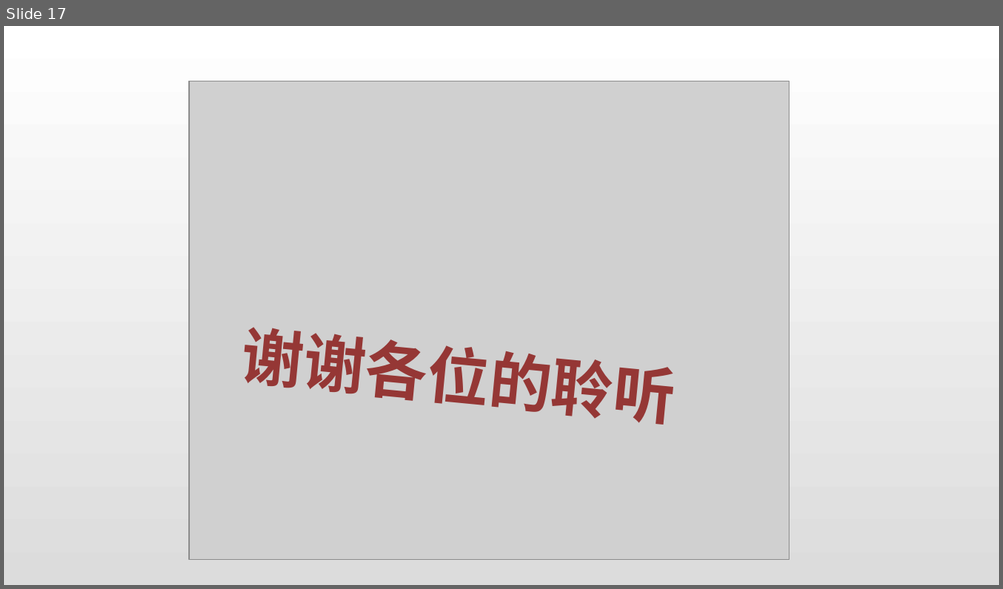
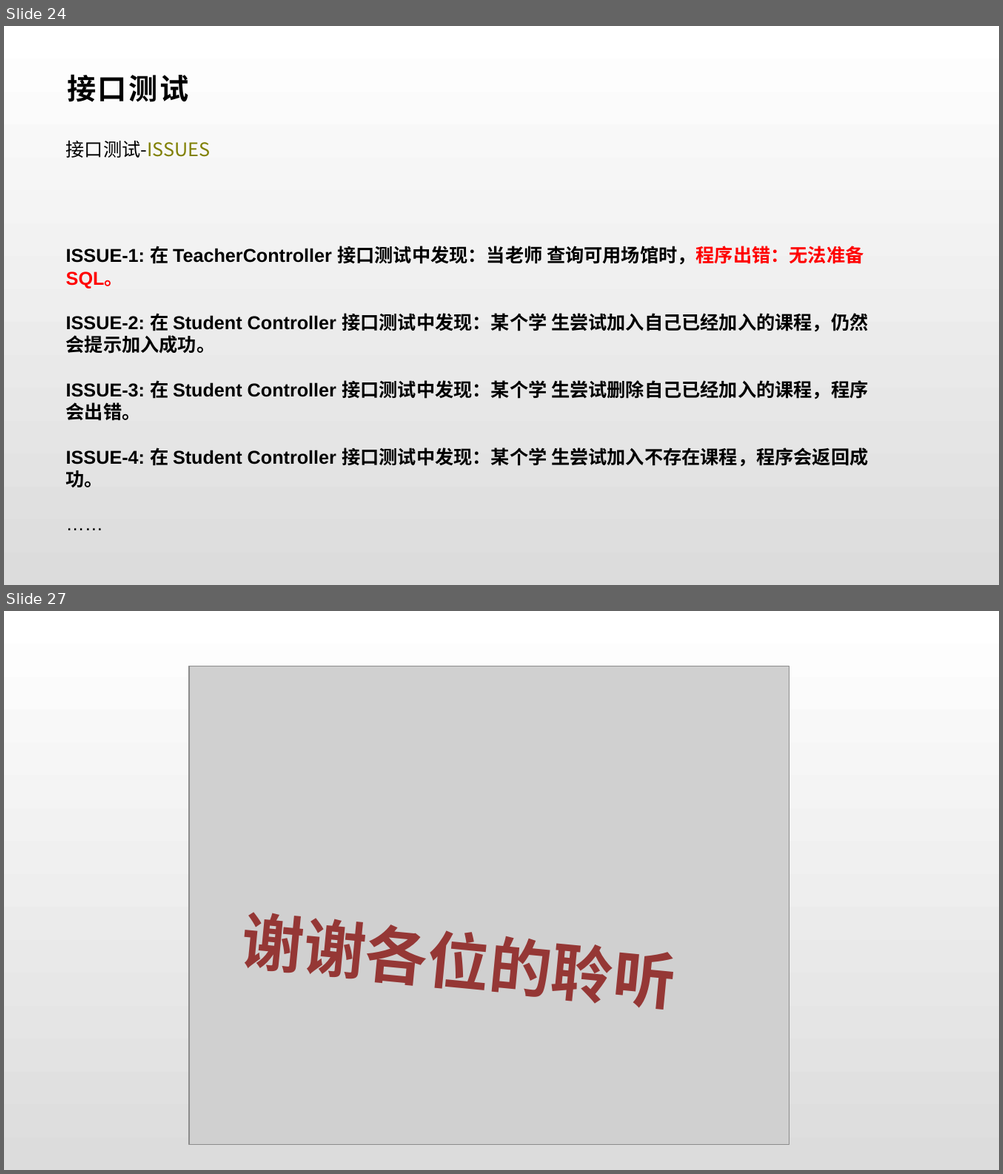
Before and after one commit to wangzh1998/MeetHere, a slide deck: Pre/Group-4-MeetHerePre.pptx. Shown one above the other, each under a label of ours: slide 17 before the commit, slides 24 and 27 after it; the slides between them are not shown. The pictures are 1003x589 and 1003x1174 pixels, drawn with LibreOffice and Linux fonts; fonts in the diff are those of the drawing; grey boxes stand for pictures. Boxes give left, top, right and bottom in pixels: in the first picture for what was removed or moved away, otherwise in the second. Text is boxed around its words. In the diff, an @@ line names an element or a change of style, - is before the commit and + after.

Commit message:
更新PPT-修改单元测试和集成测试展示内容

```diff
--- a/Pre/Group-4-MeetHerePre.pptx
+++ b/Pre/Group-4-MeetHerePre.pptx
@@ slide 24 added at (4,26,999,585), background gradient #FFFFFF to #DCDCDC @@
@@ title added at (67,74,189,102), 28 pt, text #000000, bold @@
+接口测试
@@ text added at (66,141,210,158), 18 pt, text #808000 @@
+接口测试-ISSUES
@@ text added at (66,246,868,488), 18 pt, text #000000, bold @@
+ISSUE-1: 在 TeacherController 接口测试中发现：当老师 查询可用场馆时，程序出错：无法准备 SQL。
+ISSUE-2: 在 Student Controller 接口测试中发现：某个学 生尝试加入自己已经加入的课程，仍然会提示加入成功。
+ISSUE-3: 在 Student Controller 接口测试中发现：某个学 生尝试删除自己已经加入的课程，程序会出错。
+ISSUE-4: 在 Student Controller 接口测试中发现：某个学 生尝试加入不存在课程，程序会返回成功。
+……
@@ what was slide 17 is now slide 27 @@
```
Also in this commit, not shown: 4 slides changed, 10 other slides added, 1 slide removed.
